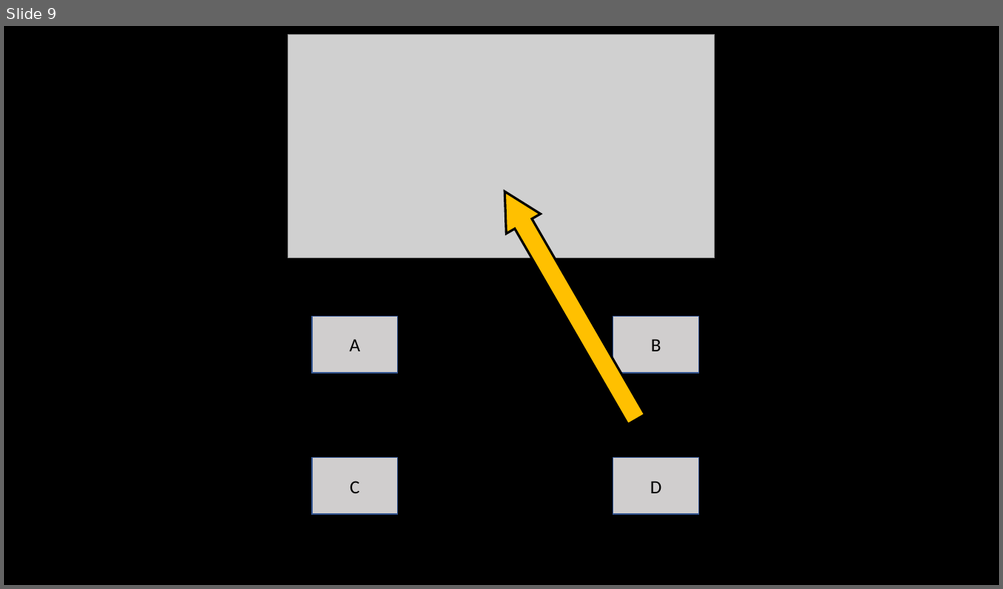
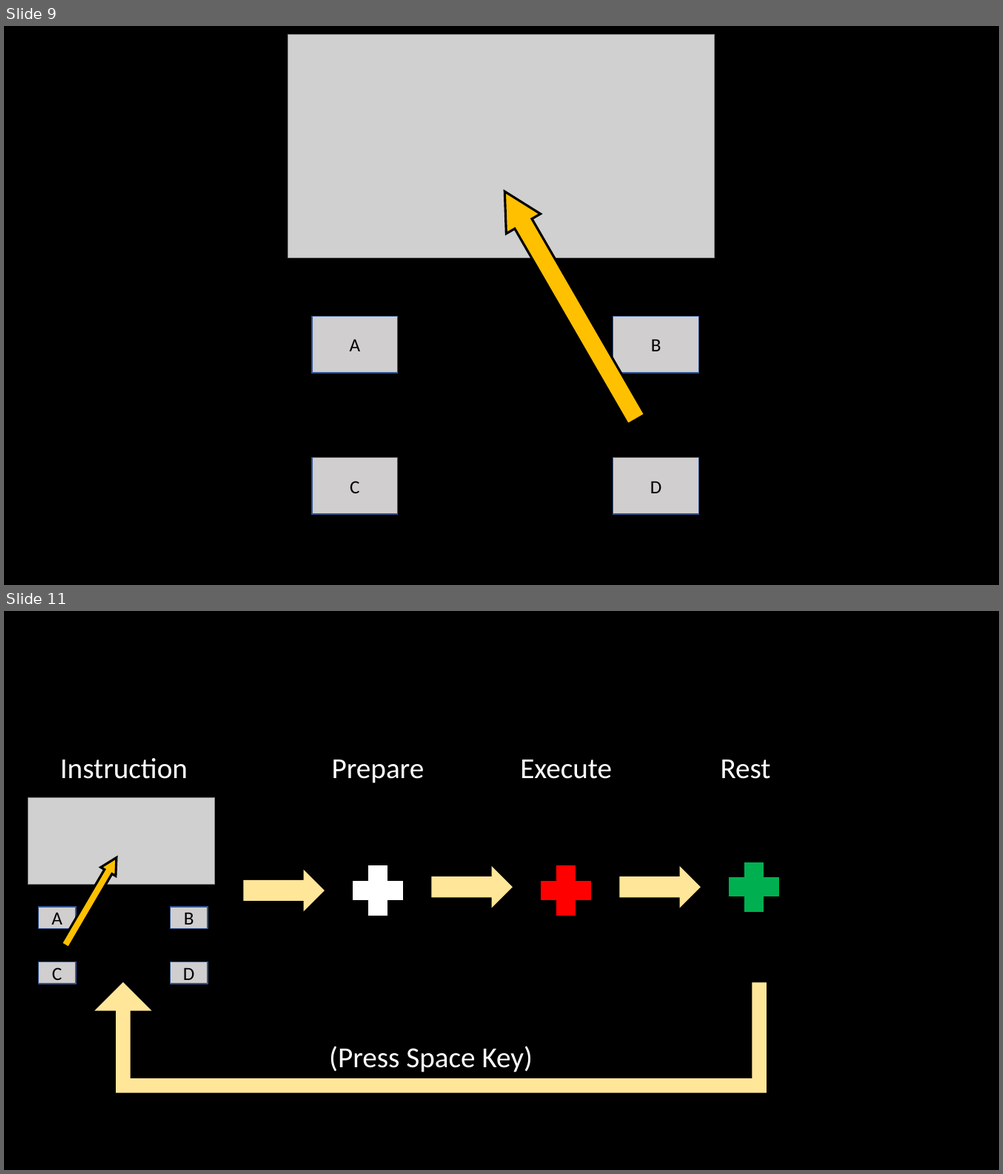
Before and after one commit to NonaRjb/handover_intention, a slide deck: images/env_images.pptx. Shown one above the other, each under a label of ours: slide 9 before the commit, slides 9 and 11 after it; the slides between them are not shown. The pictures are 1003x589 and 1003x1174 pixels, drawn with LibreOffice and Linux fonts; fonts in the diff are those of the drawing; grey boxes stand for pictures. Boxes give left, top, right and bottom in pixels: in the first picture for what was removed or moved away, otherwise in the second. Text is boxed around its words. In the diff, an @@ line names an element or a change of style, - is before the commit and + after.

```diff
--- a/images/env_images.pptx
+++ b/images/env_images.pptx
@@ slide 11 added at [4, 611, 999, 1170], background #000000 @@
@@ group added at [28, 758, 779, 1093]: 5 texts, 4 rectangles, 3 right arrows, 3 pluses, 1 picture, 1 up arrow, 1 uturn arrow @@
+C
+A
+B
+D
+Prepare
+Instruction
+Execute
+Rest
+(Press Space Key)
```
Also in this commit, not shown: 2 slides changed, 4 other files.
